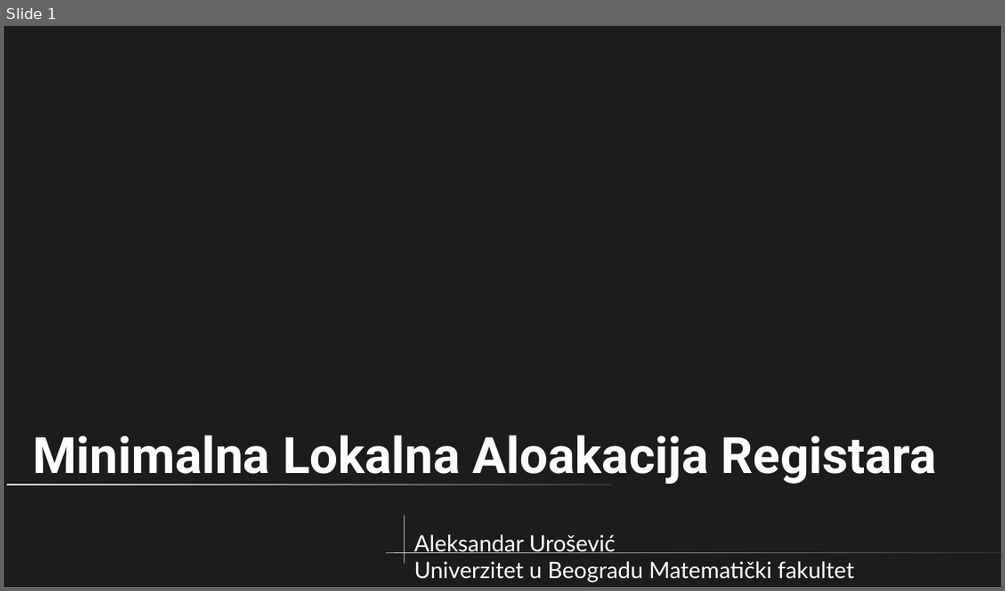
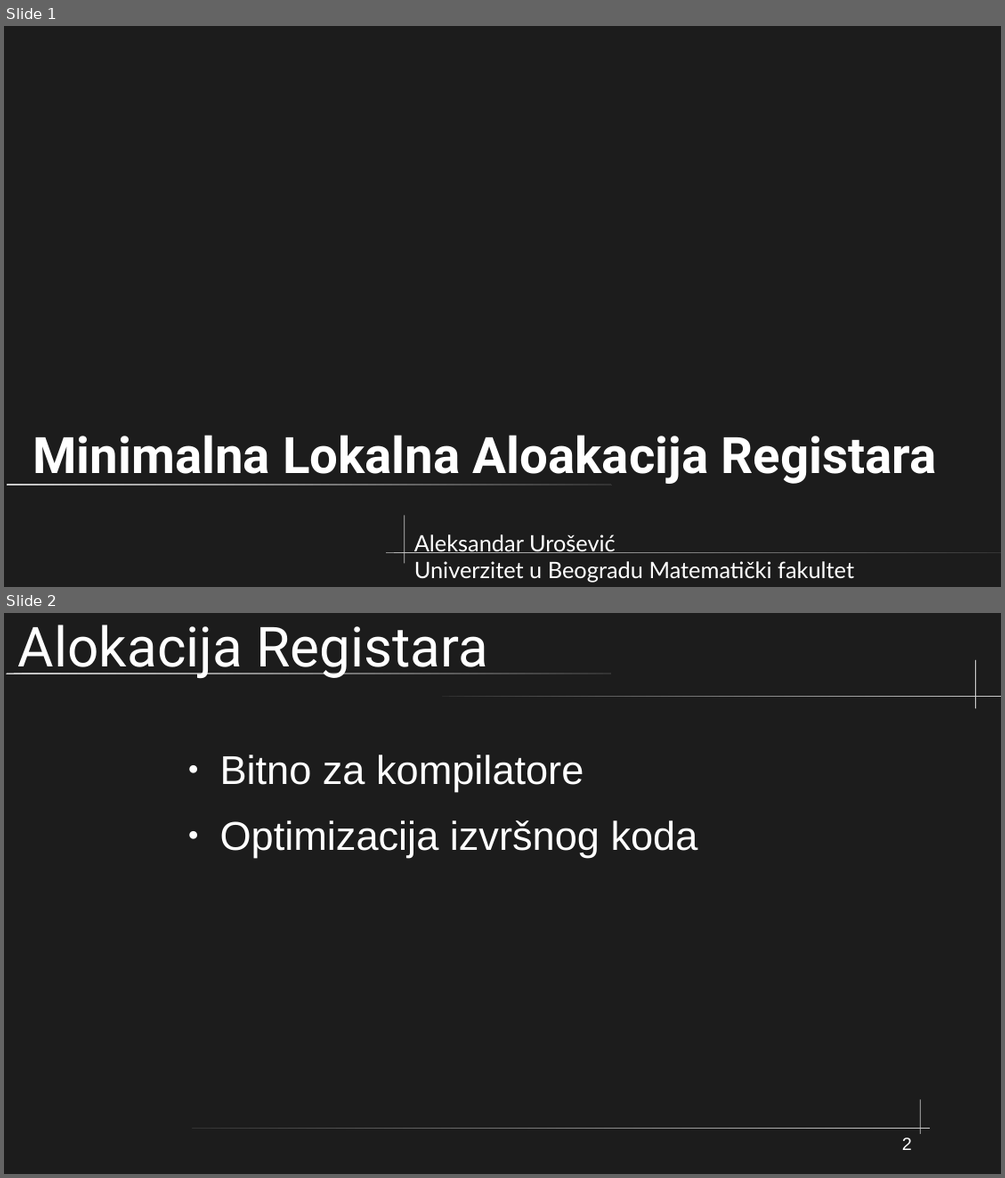
Before and after one commit to drage0/Register, a slide deck: Documentation/Presentation.odp. Shown one above the other, each under a label of ours: slide 1 before the commit, slides 1 and 2 after it. The pictures are 1005x591 and 1005x1178 pixels, drawn with LibreOffice and Linux fonts; fonts in the diff are those of the drawing. Boxes give left, top, right and bottom in pixels: in the first picture for what was removed or moved away, otherwise in the second. Text is boxed around its words. In the diff, an @@ line names an element or a change of style, - is before the commit and + after.

Commit message:
New presentation.

```diff
--- a/Documentation/Presentation.odp
+++ b/Documentation/Presentation.odp
@@ slide 2 added at [4,613,1001,1174], background #1C1C1C @@
@@ title added at [18,625,489,679], 44 pt, text #FFFFFF @@
+Alokacija Registara
@@ freeform shape added at [976,660,977,709], fill #CCCCCC @@
@@ rounded rectangle added at [6,673,611,674], fill gradient #CCCCCC to #333333 @@
@@ rounded rectangle added at [443,697,1001,698], fill gradient #333333 to #CCCCCC @@
@@ text added at [220,755,698,858], 32 pt, text #FFFFFF @@
+● Bitno za kompilatore
+● Optimizacija izvršnog koda
@@ freeform shape added at [921,1100,922,1134], fill #CCCCCC @@
@@ rounded rectangle added at [192,1127,930,1128], fill gradient #333333 to #CCCCCC @@
@@ page number added at [902,1137,912,1150], 14 pt, text #FFFFFF @@
+2
```
Also in this commit, not shown: 3 other slides added, 3 slides removed, 2 other files.
